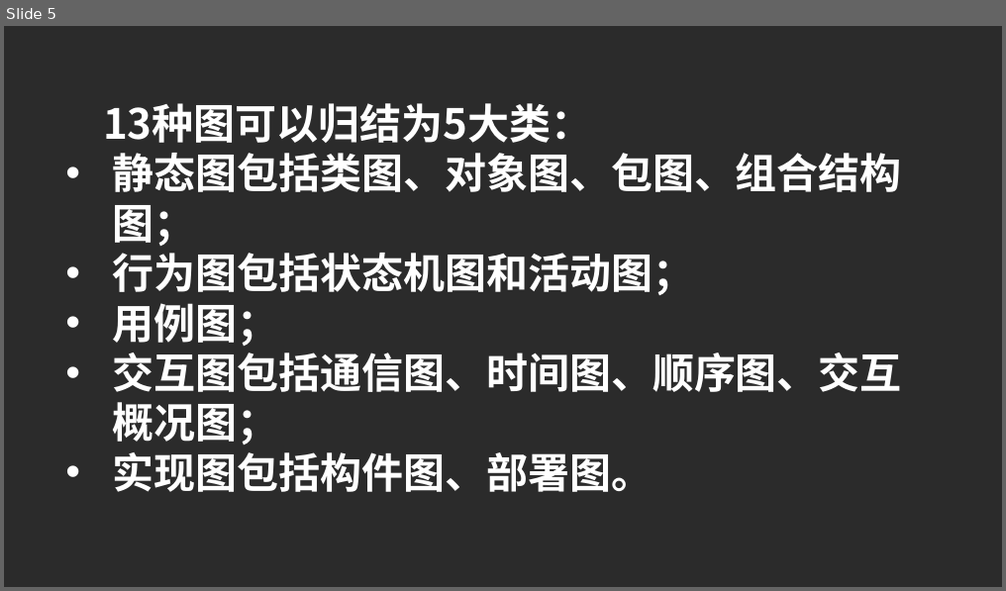
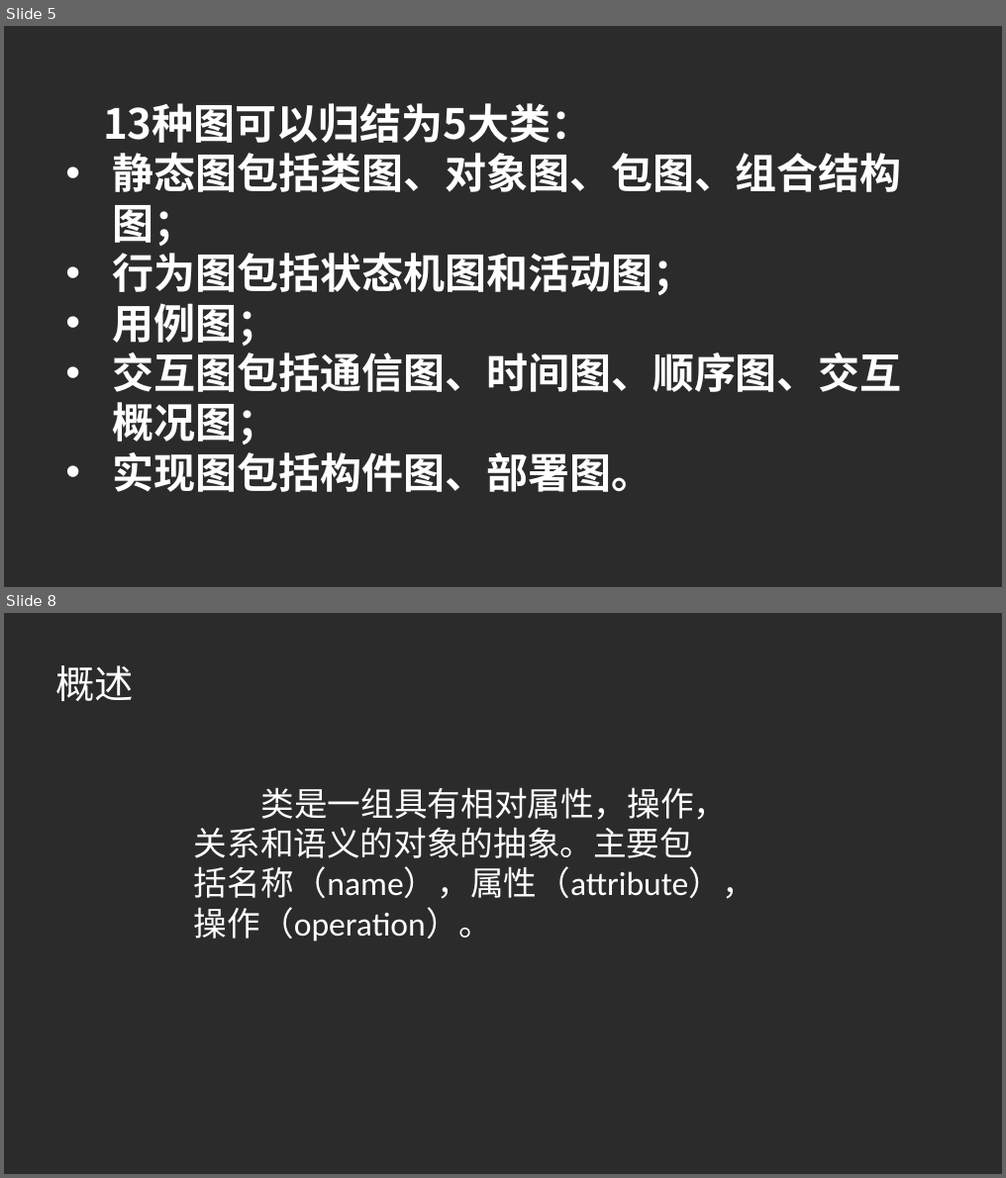
Before and after one commit to PRD2017G23/-, a slide deck: UML基础_图.pptx. Shown one above the other, each under a label of ours: slide 5 before the commit, slides 5 and 8 after it; the slides between them are not shown. The pictures are 1006x591 and 1006x1178 pixels, drawn with LibreOffice and Linux fonts; fonts in the diff are those of the drawing; background and template pictures are left out; a plain dark background stands for a picture behind light text. Boxes give left, top, right and bottom in pixels: in the first picture for what was removed or moved away, otherwise in the second. Text is boxed around its words. In the diff, an @@ line names an element or a change of style, - is before the commit and + after.

```diff
--- a/UML基础_图.pptx
+++ b/UML基础_图.pptx
@@ slide 8 added at (4,613,1002,1174), background picture (left out) @@
@@ text added at (56,665,134,701), 37.3 pt, text #FFFFFF @@
+概述
@@ text added at (194,787,755,942), 32 pt, text #FFFFFF @@
+类是一组具有相对属性，操作，关系和语义的对象的抽象。主要包括名称（name），属性（attribute），操作（operation）。
```
Also in this commit, not shown: 4 slides changed, 70 other slides added.
